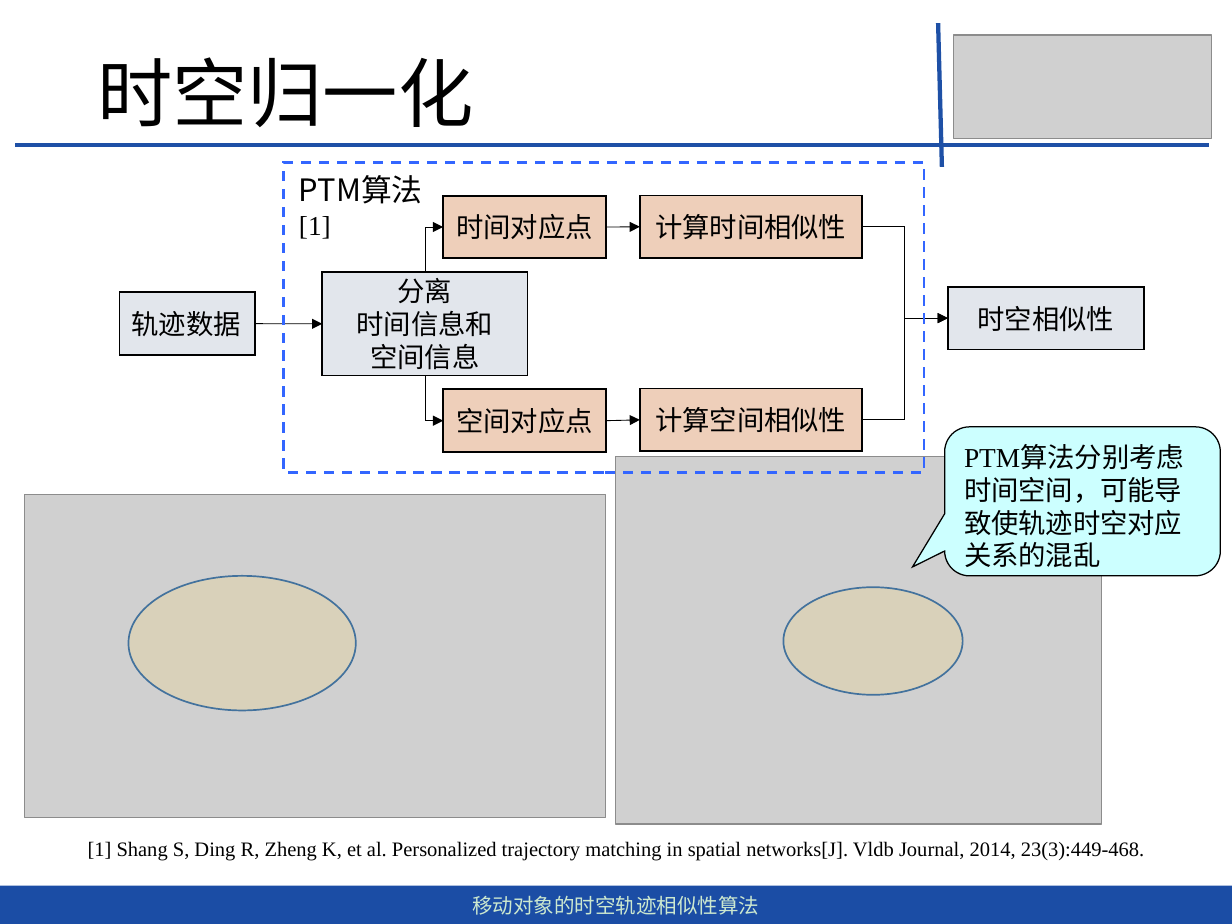
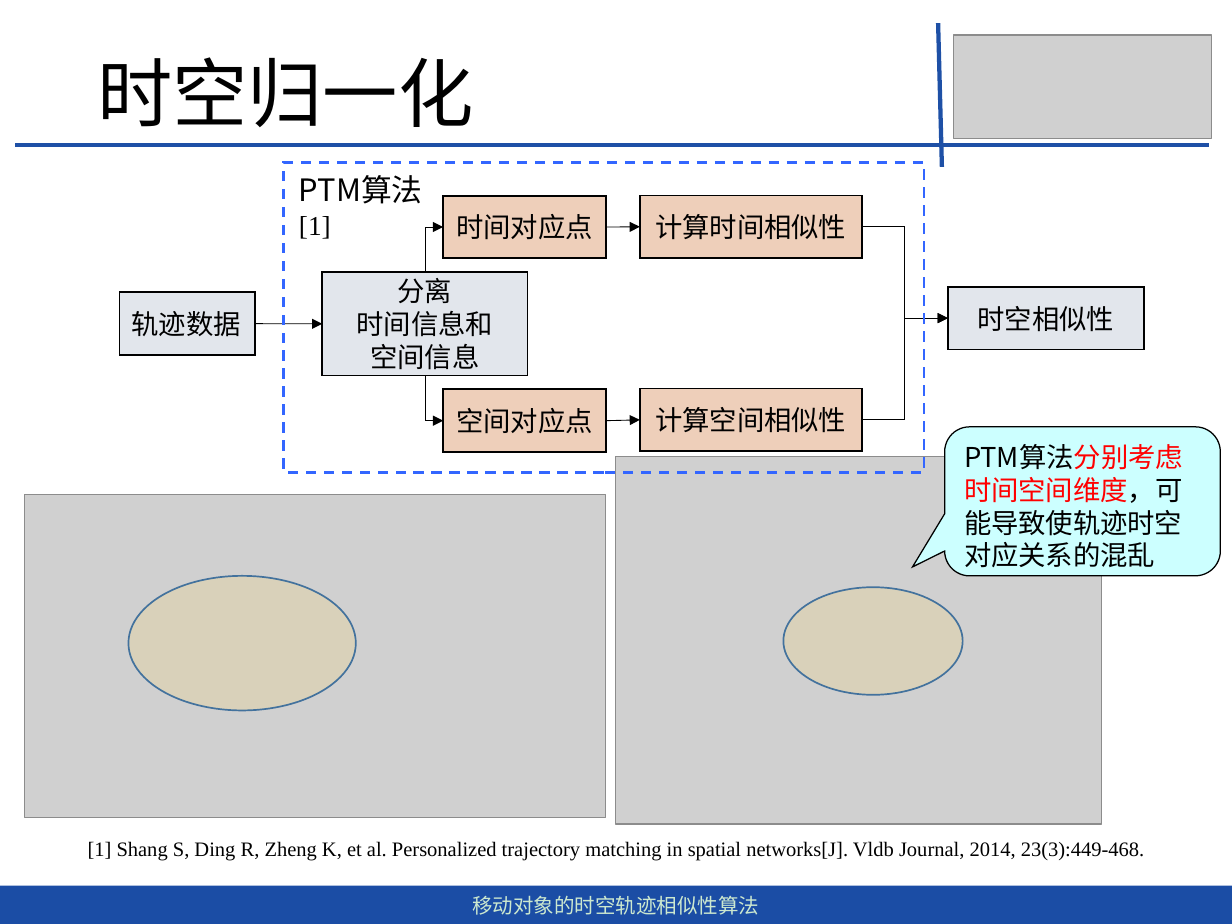
Before and after one commit to dingguangwei/biyelunwen, a slide deck: slide 8 of 答辩——毕设.pptx. Drawn at 1232x924 pixels with LibreOffice and Linux fonts; fonts in the diff are those of the drawing; grey boxes stand for pictures. Boxes give left, top, right and bottom in pixels: in the first picture for what was removed or moved away, otherwise in the second. Text is boxed around its words. In the diff, an @@ line names an element or a change of style, - is before the commit and + after.

```diff
--- a/答辩——毕设.pptx
+++ b/答辩——毕设.pptx
@@ text in rounded speech box at (964,477,1182,568): text changed; font Times New Roman to Noto Sans CJK SC @@
-PTM算法分别考虑时间空间，可能导致使轨迹时空对应关系的混乱
+PTM算法分别考虑时间空间维度，可能导致使轨迹时空对应关系的混乱
```
Also in this commit, not shown: 1 other file.
